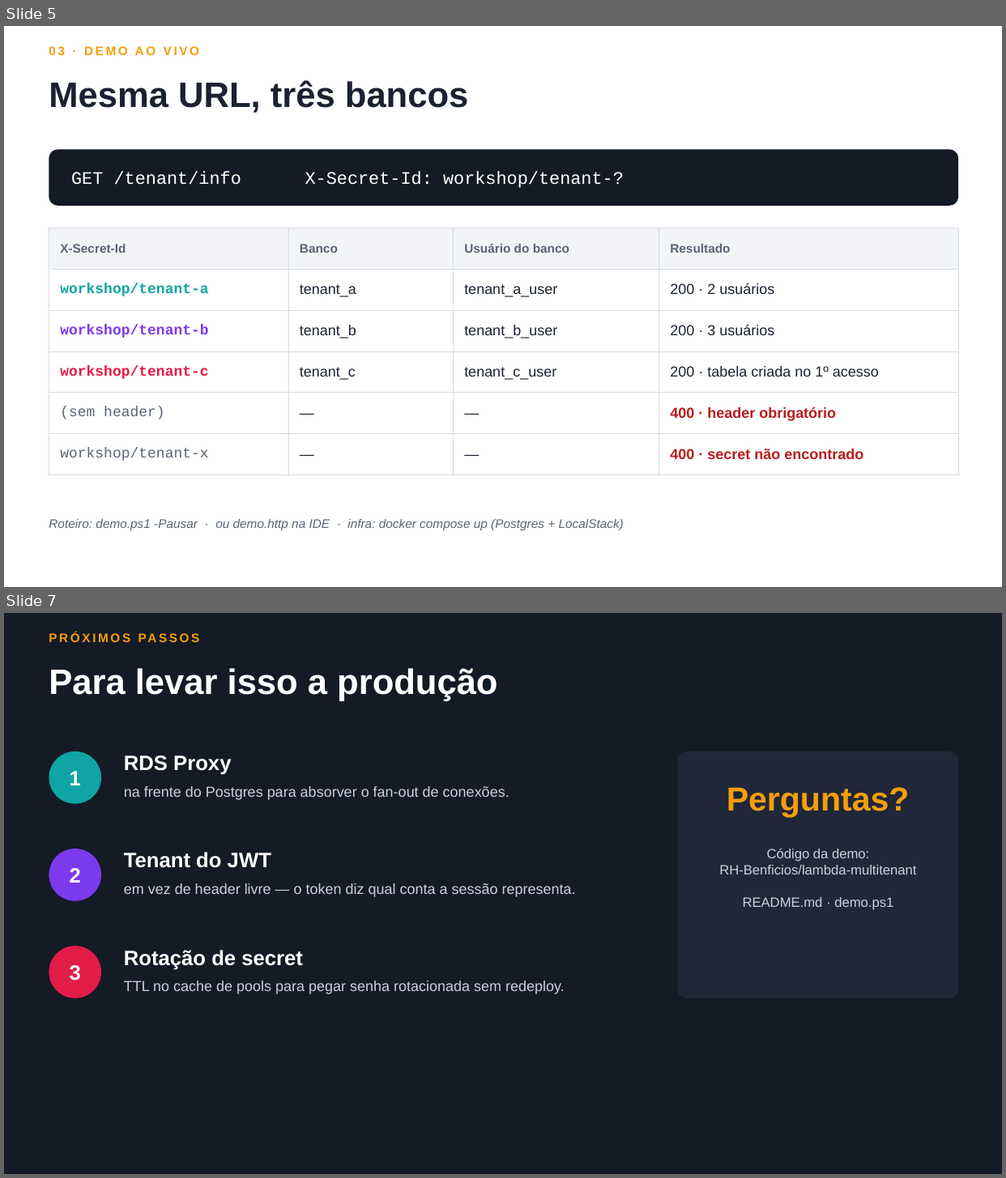
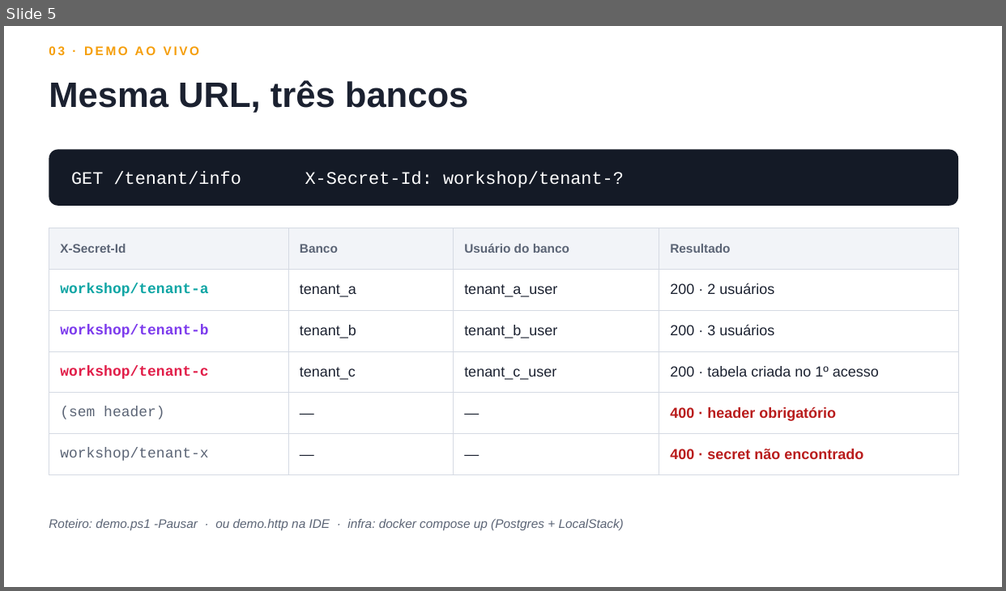
Before and after one commit to Clamant96/lambda-multitenant, a slide deck: docs/lambda-multitenant-workshop-apresentação-final.pptx. Shown one above the other, each under a label of ours: slides 5 and 7 before the commit, slide 5 after it; the slides between them are not shown. The pictures are 1006x1178 and 1006x591 pixels, drawn with LibreOffice and Linux fonts; fonts in the diff are those of the drawing. Boxes give left, top, right and bottom in pixels: in the first picture for what was removed or moved away, otherwise in the second. Text is boxed around its words. In the diff, an @@ line names an element or a change of style, - is before the commit and + after.

```diff
--- a/docs/lambda-multitenant-workshop-apresentação-final.pptx
+++ b/docs/lambda-multitenant-workshop-apresentação-final.pptx
@@ slide 7 removed at [4,613,1002,1174], background #141A26 @@
@@ text removed at [49,624,648,650] @@
-PRÓXIMOS PASSOS
@@ text removed at [49,668,497,701] @@
-Para levar isso a produção
@@ ellipse removed at [49,752,101,804] @@
@@ text removed at [124,756,231,775] @@
-RDS Proxy
@@ rounded rectangle removed at [678,752,958,999] @@
@@ text removed at [70,771,81,786] @@
-1
@@ text removed at [124,786,509,800] @@
-na frente do Postgres para absorver o fan-out de conexões.
@@ text removed at [727,787,910,817] @@
-Perguntas?
@@ ellipse removed at [49,849,101,901] @@
@@ text removed at [124,852,271,868] @@
-Tenant do JWT
@@ text removed at [719,848,916,910] @@
-Código da demo:
-RH-Benficios/lambda-multitenant
-README.md · demo.ps1
@@ text removed at [70,868,81,883] @@
-2
@@ text removed at [124,884,576,897] @@
-em vez de header livre — o token diz qual conta a sessão representa.
@@ ellipse removed at [49,946,101,999] @@
@@ text removed at [124,950,303,970] @@
-Rotação de secret
@@ text removed at [70,965,81,981] @@
-3
@@ text removed at [124,981,565,995] @@
-TTL no cache de pools para pegar senha rotacionada sem redeploy.
```
Also in this commit, not shown: 2 slides changed, 2 other files.
